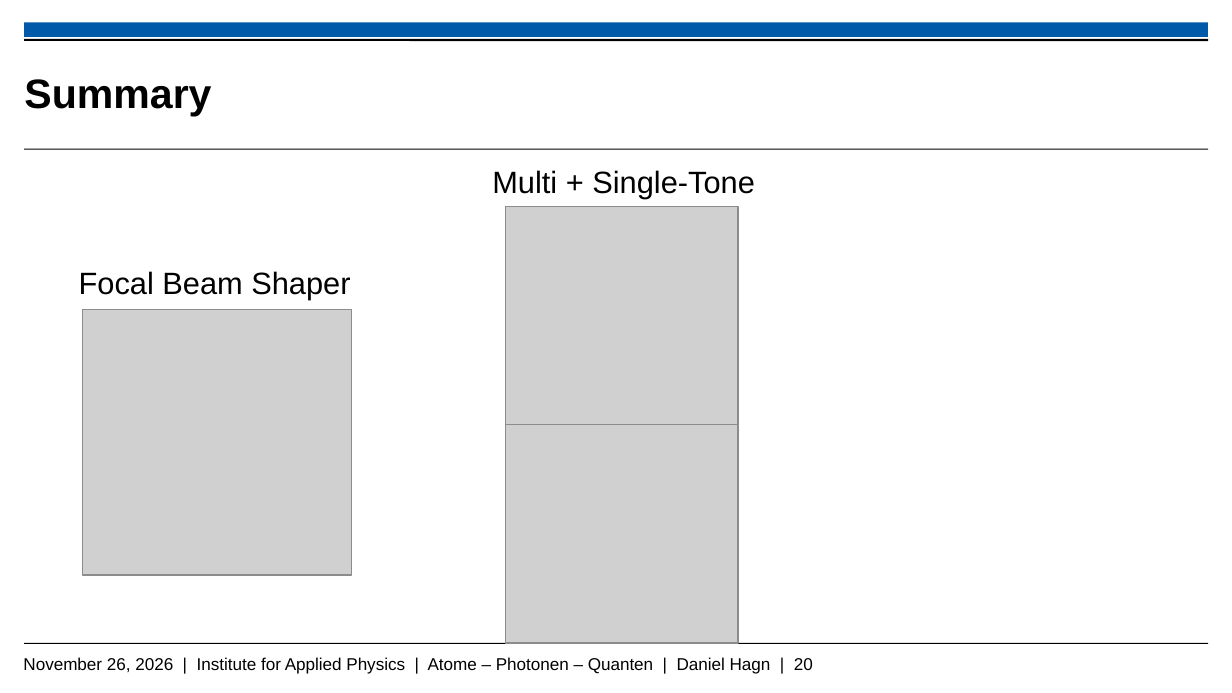
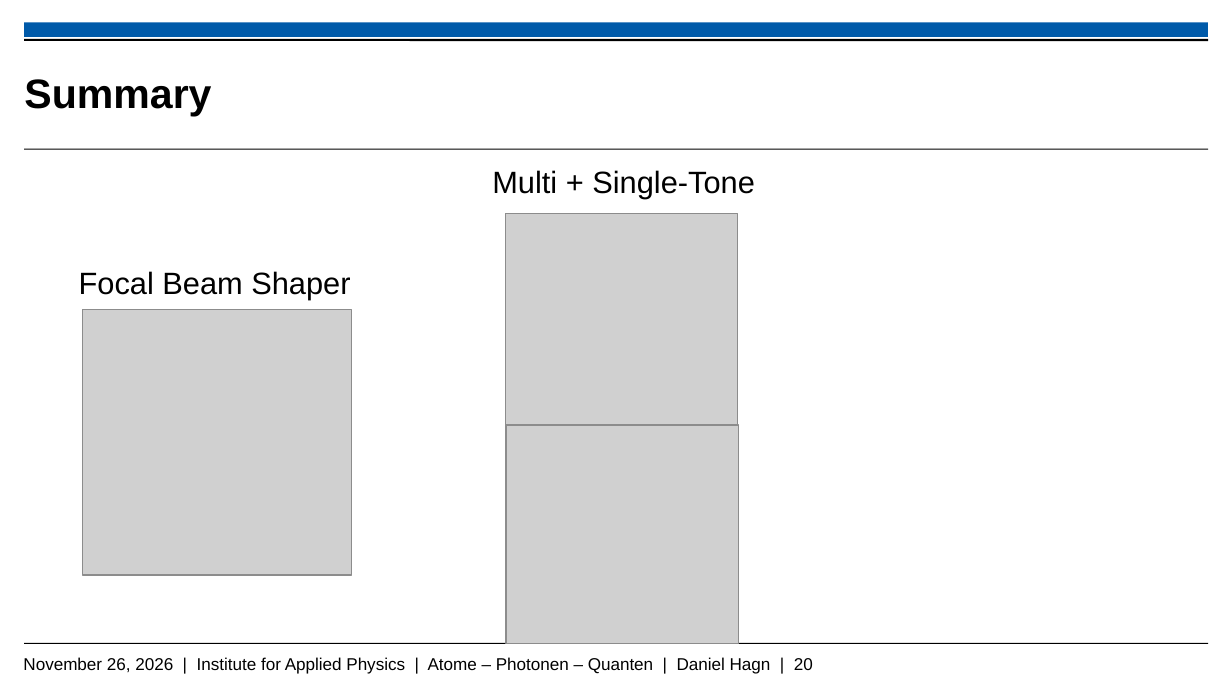
Before and after one commit to Daniel-Hagn-physik/Masterthesis_Backup, a slide deck: slide 20 of Hagn_Daniel_Mastervortrag.pptx. Drawn at 1232x693 pixels with LibreOffice and Linux fonts; fonts in the diff are those of the drawing; grey boxes stand for pictures; background and template pictures are left out. Boxes give left, top, right and bottom in pixels: in the first picture for what was removed or moved away, otherwise in the second. Text is boxed around its words. In the diff, an @@ line names an element or a change of style, - is before the commit and + after.

```diff
--- a/Hagn_Daniel_Mastervortrag.pptx
+++ b/Hagn_Daniel_Mastervortrag.pptx
@@ picture at <box>505,213,738,431</box>: rotation 90 to 0 degrees @@
```
Also in this commit, not shown: 2 other slides changed, 1 slide added.
